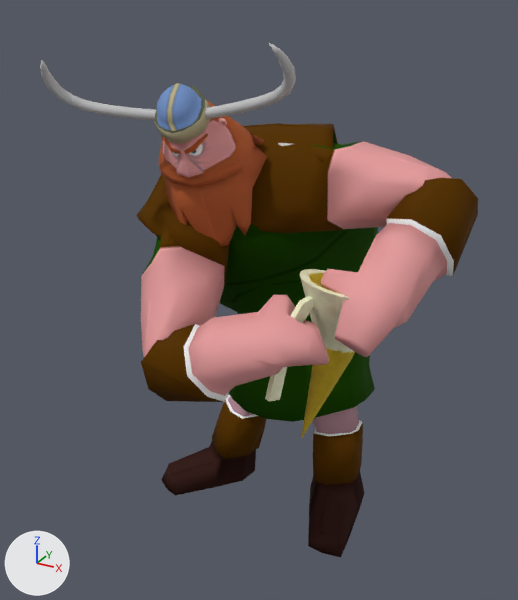
Renders of the OBJ model assets/Animacion/Vikingo/Celebracion/vikingoCelebracion_000469.obj from each side of a commit.
Rendered twice from a 50 mm camera at (3.9, -6.94, 6.53) aimed at (0.05, 0.04, 3.04). The lights are fixed; the arrows at lower left show +X, +Y and +Z. Where no turn or scale is listed for an object, it has been applied to the vertices.

The first picture shows 'Vilkingo_ikingoH', 'jarra_jarraH'.
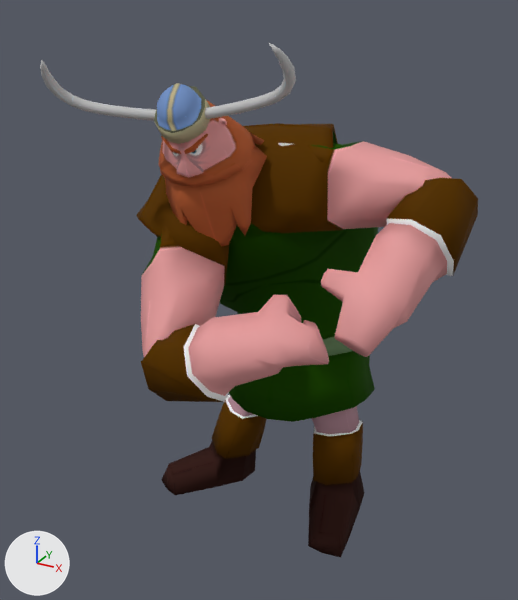
Location of each change, (x1, y1, x2, y2) in pixels of the pictures (518 x 600 px):
'jarra_jarraH', deleted: before (265, 269, 355, 438)

Edits to the bpy script that builds the scene:
```text
Remove ob_jarra_jarrah:
    ob_jarra_jarrah = bpy.data.objects.new('jarra_jarraH', me_jarra_jarrah)
    ob_jarra_jarrah.location = (0.0, 0.0, 0.0)
```
